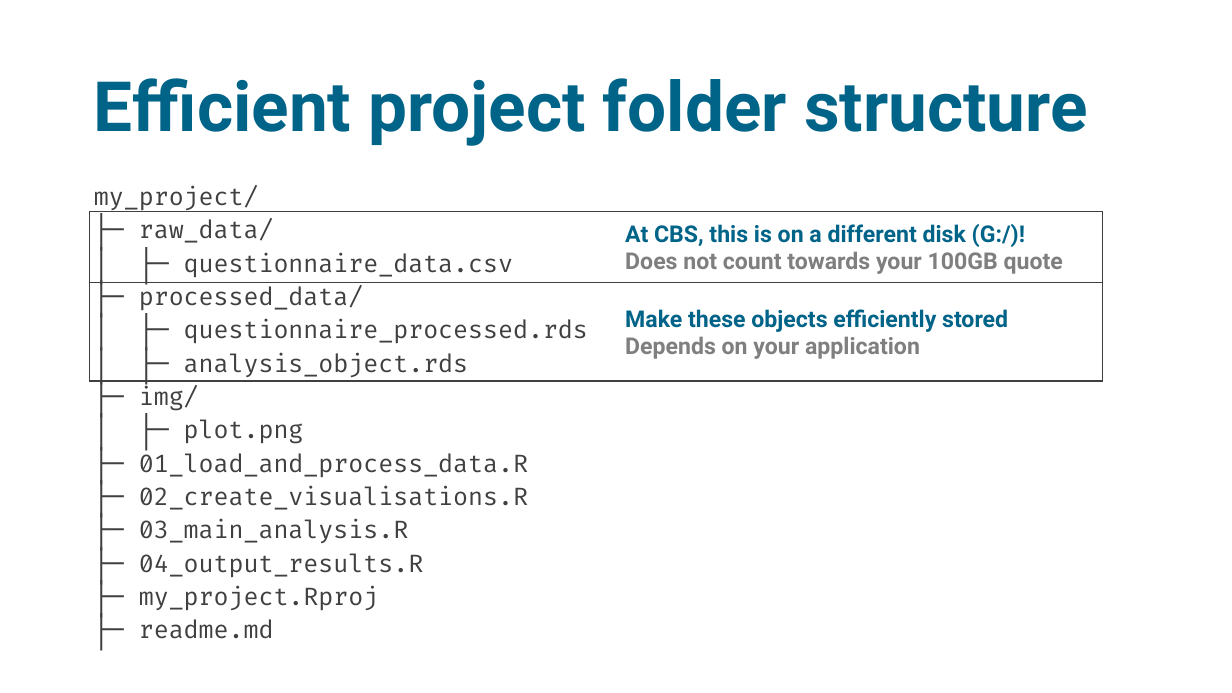
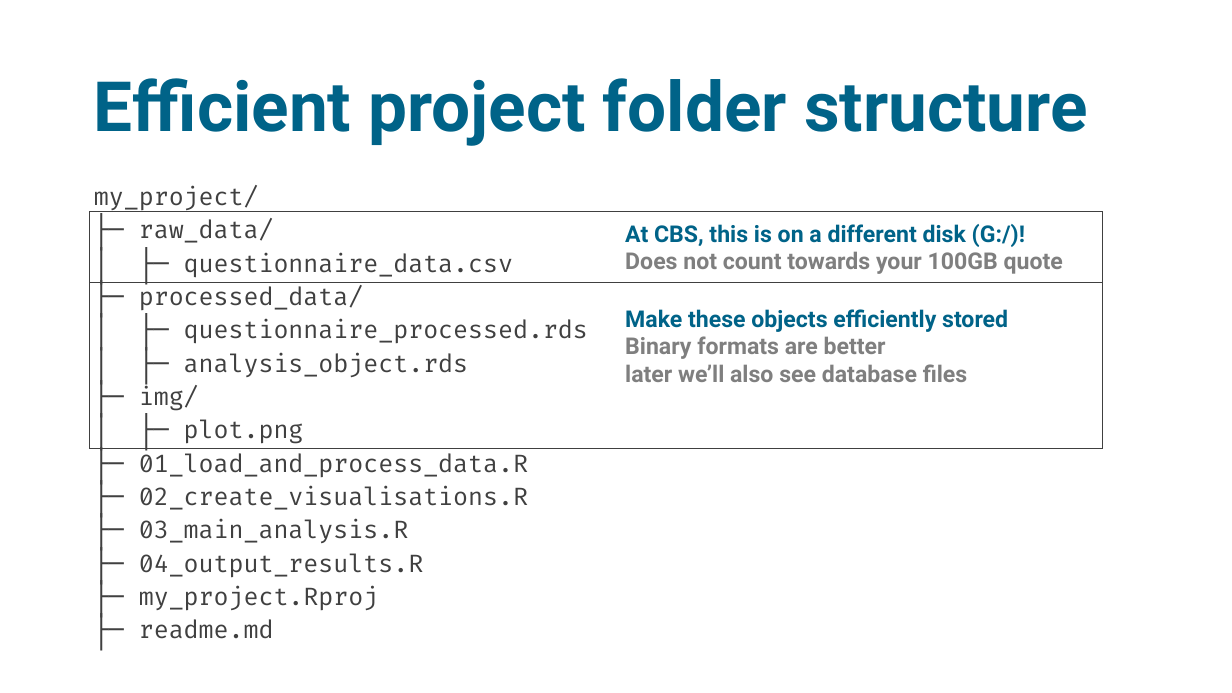
Before and after one commit to sodascience/workshop_efficient_microdata, a slide deck: slide 14 of efficient_microdata.pptx (slide 13 before the commit). Drawn at 1232x693 pixels with LibreOffice and Linux fonts; fonts in the diff are those of the drawing. Boxes give left, top, right and bottom in pixels: in the first picture for what was removed or moved away, otherwise in the second. Text is boxed around its words. In the diff, an @@ line names an element or a change of style, - is before the commit and + after.

```diff
--- a/efficient_microdata.pptx
+++ b/efficient_microdata.pptx
@@ rectangle: place and size @@
-rectangle at <box>90,283,1104,381</box>
+rectangle at <box>90,283,1104,448</box>
@@ text at <box>625,336,968,382</box>: text changed @@
-Depends on your application
+Binary formats are better
+later we’ll also see database files
```
Also in this commit, not shown: 10 other slides changed, 8 slides added, 10 slides removed, 4 other files.
